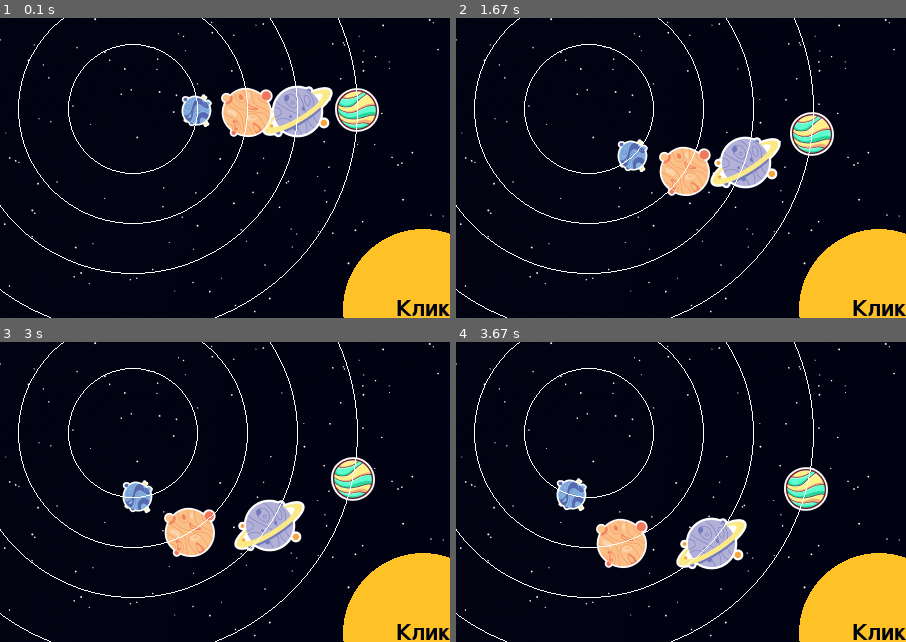
Above: before the commit, frames 1-4 (two rows, left to right).
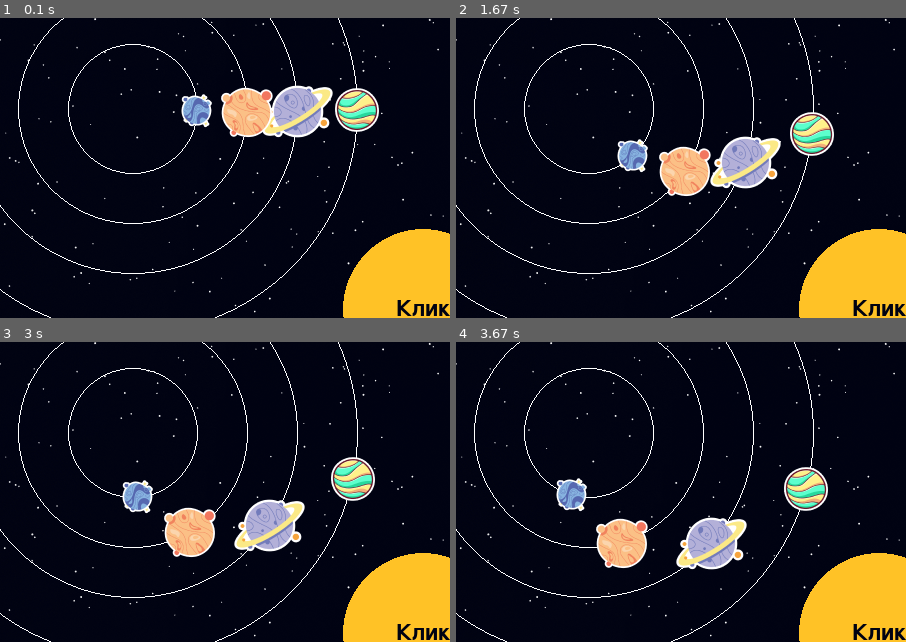
Above: after the commit, the same moments.

Repository: impanikaa/pygameProject
Game: pygame game, started from main.py
Same seed, same stepped clock (60 frames per second), same inputs: the game is played once before the commit and once after it.
Inputs:
- Up to frame 1 (0.1 s): no input
- Up to frame 2 (1.67 s): no input
- Up to frame 3 (3 s): no input
- Up to frame 4 (3.67 s): no input
The pictures show only the part of the screen within x 41-91%, y 35-85%; the shares and areas given below are measured in that part.

The runs differ from the first frame. In frame 1, 0.1% of the frame differs, in the area x 43-80%, y 23-39%; in frame 2, 0.1%; in frame 3, 0.1%; in frame 4, 0.1%.

Commit message:
орбиты

Diff:
--- a/main.py
+++ b/main.py
@@ -55,6 +55,12 @@
 
     screen.blit(background_image, (0, 0))
 
+    # Отрисовка орбит
+    pygame.draw.ellipse(screen, (255, 255, 255), orbit_1, 1)
+    pygame.draw.ellipse(screen, (255, 255, 255), orbit_2, 1)
+    pygame.draw.ellipse(screen, (255, 255, 255), orbit_3, 1)
+    pygame.draw.ellipse(screen, (255, 255, 255), orbit_4, 1)
+
     # Обновление углов планет
     angle_1 = pygame.time.get_ticks() * angular_speed_1
     angle_2 = pygame.time.get_ticks() * angular_speed_2
@@ -91,12 +97,6 @@
     pygame.draw.rect(screen, setting_button_color, setting_button_rect, border_radius=setting_button_corner_radius)
     screen.blit(setting_button_icon, (setting_button_rect.centerx - setting_button_icon.get_width() // 2, setting_button_rect.centery - setting_button_icon.get_height() // 2))
 
-    # Отрисовка орбит
-    pygame.draw.ellipse(screen, (255, 255, 255), orbit_1, 1)
-    pygame.draw.ellipse(screen, (255, 255, 255), orbit_2, 1)
-    pygame.draw.ellipse(screen, (255, 255, 255), orbit_3, 1)
-    pygame.draw.ellipse(screen, (255, 255, 255), orbit_4, 1)
-
     # Отрисовка круглой кнопки "Клик"
     pygame.draw.circle(screen, click_button_color, click_button_rect.center, click_button_corner_radius)
     text_click = font.render("Клик", True, text_color)
